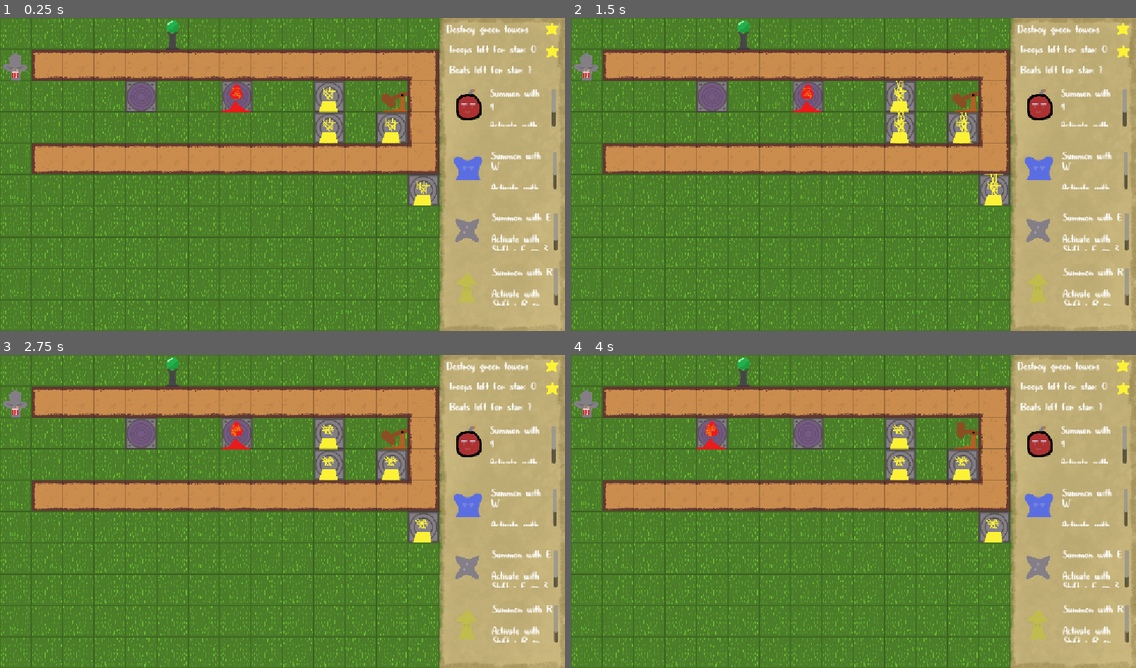
Above: before the commit, frames 1-4 (two rows, left to right).
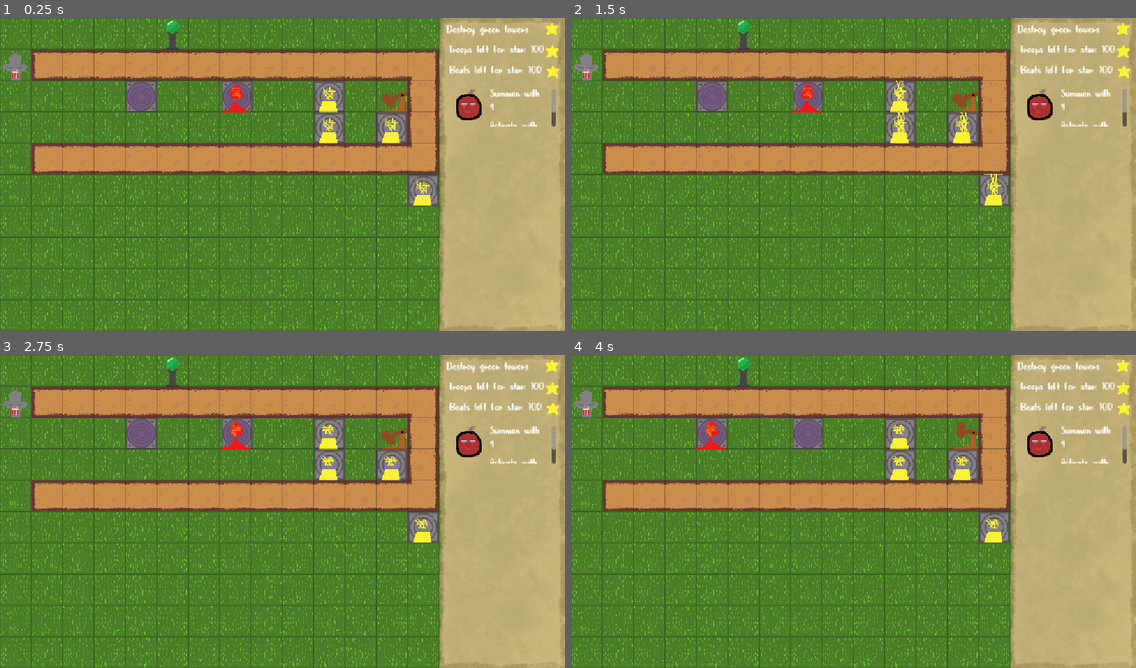
Above: after the commit, the same moments.

Repository: PeanutPiglet/SlimeTiming
Game: Godot game, scene res://levels/level_host.tscn
Two runs of this game, one before a commit and one after it. Both use one fixed random seed, a clock stepped at 60 frames per second and the inputs below.
Inputs:
- Up to frame 1 (0.25 s): no input
- Up to frame 2 (1.5 s): hold Shift (active) 0.53-1.28 s; tap A (act1) at 1.35 s
- Up to frame 3 (2.75 s): tap Shift (active) at 1.55 s; hold Shift (active) from 2.03 s (still down); tap S (act2) at 2.1 s
- Up to frame 4 (4 s): release Shift (active) at 2.78 s; tap D (act3) at 2.85 s; tap Shift (active) at 3.05 s; hold Shift (active) from 3.53 s (still down); tap F (act4) at 3.6 s

The runs differ from the first frame. In frame 1, 1.9% of the frame differs, in the area x 80-99%, y 8-92%; in frame 2, 1.9%; in frame 3, 1.9%; in frame 4, 1.9%.

Commit message:
feat: sidebar updates

Diff:
--- a/common/sidebar.gd
+++ b/common/sidebar.gd
@@ -12,7 +12,6 @@
 		$cross.visible = true
 	if level >= 15:
 		$boost.visible = true
-	update(1,2,2,1)
 
 
 func update(maxt,troop, maxb, beats):
--- a/common/sidebar.tscn
+++ b/common/sidebar.tscn
@@ -135,6 +135,7 @@
 Shift + q or 1 or A"
 
 [node name="defense" type="Node2D" parent="." unique_id=1122954073]
+visible = false
 
 [node name="AnimatedSprite2D" type="AnimatedSprite2D" parent="defense" unique_id=529749863]
 position = Vector2(-70, -20)
@@ -153,6 +154,7 @@
 Shift + W or 2 or S"
 
 [node name="cross" type="Node2D" parent="." unique_id=1050518950]
+visible = false
 
 [node name="AnimatedSprite2D2" type="AnimatedSprite2D" parent="cross" unique_id=147380409]
 position = Vector2(-70, 116)
@@ -171,6 +173,7 @@
 Shift + E or 3 or D"
 
 [node name="boost" type="Node2D" parent="." unique_id=1805860286]
+visible = false
 
 [node name="AnimatedSprite2D3" type="AnimatedSprite2D" parent="boost" unique_id=649359359]
 position = Vector2(-73, 229)
--- a/scripts/level.gd
+++ b/scripts/level.gd
@@ -13,7 +13,7 @@
 const C_TROOP_SCENE = preload("res://troops/cross_troop.tscn")
 const B_TROOP_SCENE = preload("res://troops/booster_troop.tscn")
 
-@export var min_beats:int = 1000
+@export var min_beats:int = 100
 @export var min_troops:int = 100
 
 var troop_list: Node2D
@@ -29,7 +29,7 @@
 
 	troop_list = Node2D.new()
 	add_child(troop_list)
-
+	$Sidebar.update(min_troops, spawn_counter, min_beats, time_counter)
 	find_path()
 
 # Called every frame. 'delta' is the elapsed time since the previous frame.
@@ -121,6 +121,7 @@
 	if counting:
 		time_counter += 1
 	print("time:", time_counter, "spawn:", spawn_counter)
+	$Sidebar.update(min_troops, spawn_counter, min_beats, time_counter)
 
 func get_towers():
 	return $tower_list.get_children()
Not shown: 1 places in common/sidebar.tscn that only renumber resources
Not shown: 1 places in levels/level0.tscn that only renumber resources
